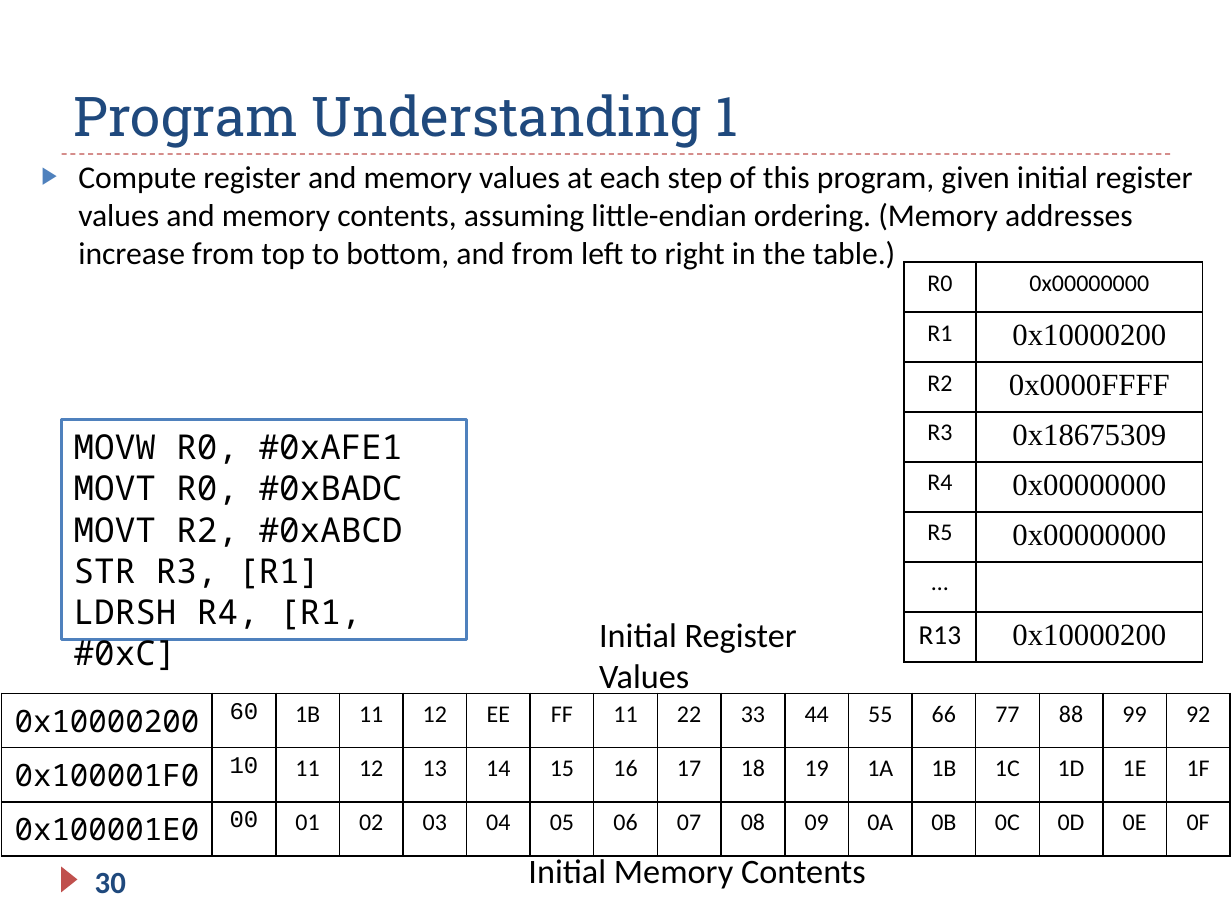
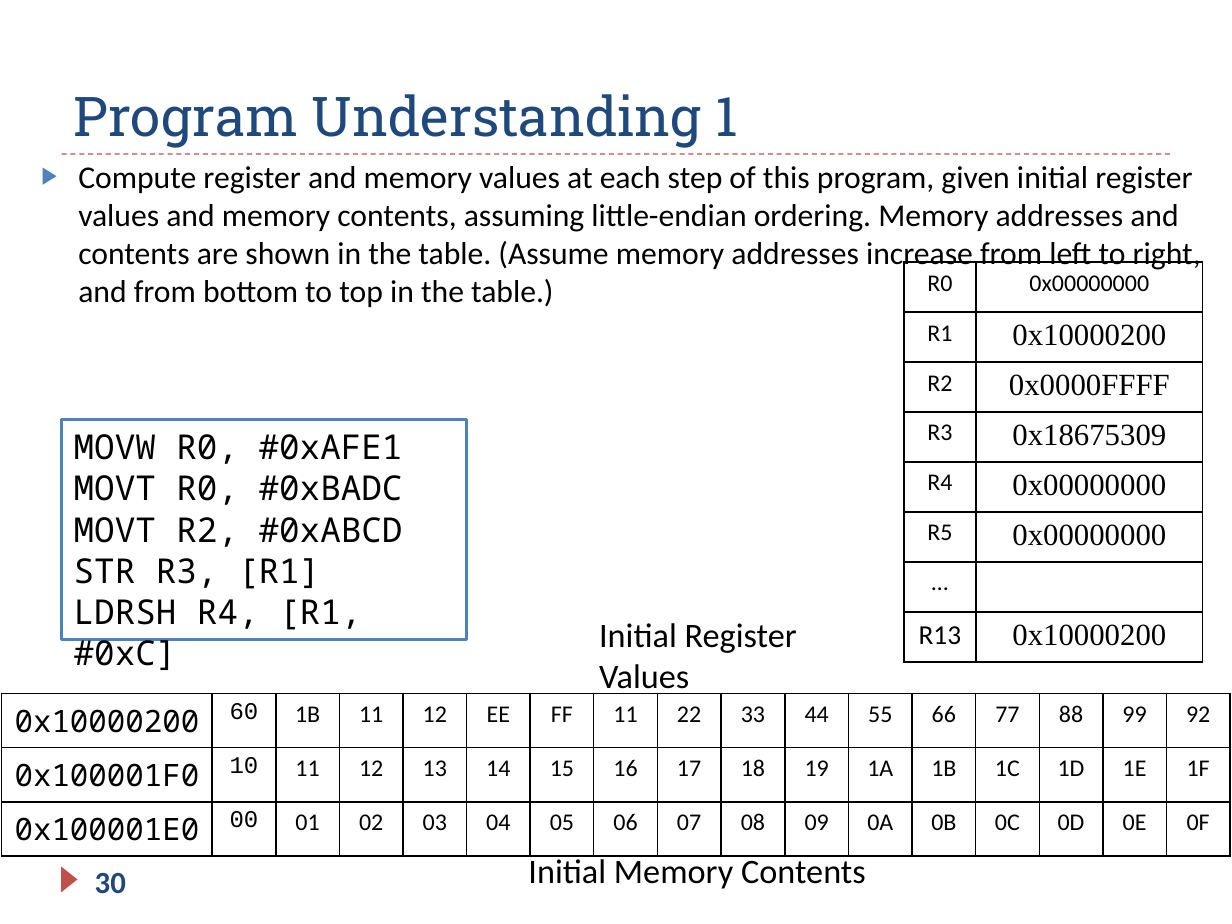
Before and after one commit to guhofstra/CSC111Fa25, a slide deck: slide 30 of PPTs/Ch5_ARM_Load_Store_Exercises_ANS.pptx. Drawn at 1232x924 pixels with LibreOffice and Linux fonts; fonts in the diff are those of the drawing. Boxes give left, top, right and bottom in pixels: in the first picture for what was removed or moved away, otherwise in the second. Text is boxed around its words. In the diff, an @@ line names an element or a change of style, - is before the commit and + after.

```diff
--- a/PPTs/Ch5_ARM_Load_Store_Exercises_ANS.pptx
+++ b/PPTs/Ch5_ARM_Load_Store_Exercises_ANS.pptx
@@ text at bbox=[78, 166, 1201, 307]: text changed @@
-▶ Compute register and memory values at each step of this program, given initial register values and memory contents, assuming little-endian ordering. (Memory addresses increase from top to bottom, and from left to right in the table.)
+▶ Compute register and memory values at each step of this program, given initial register values and memory contents, assuming little-endian ordering. Memory addresses and contents are shown in the table. (Assume memory addresses increase from left to right, and from bottom to top in the table.)
```
Also in this commit, not shown: 1 other slide changed, 2 other files.
